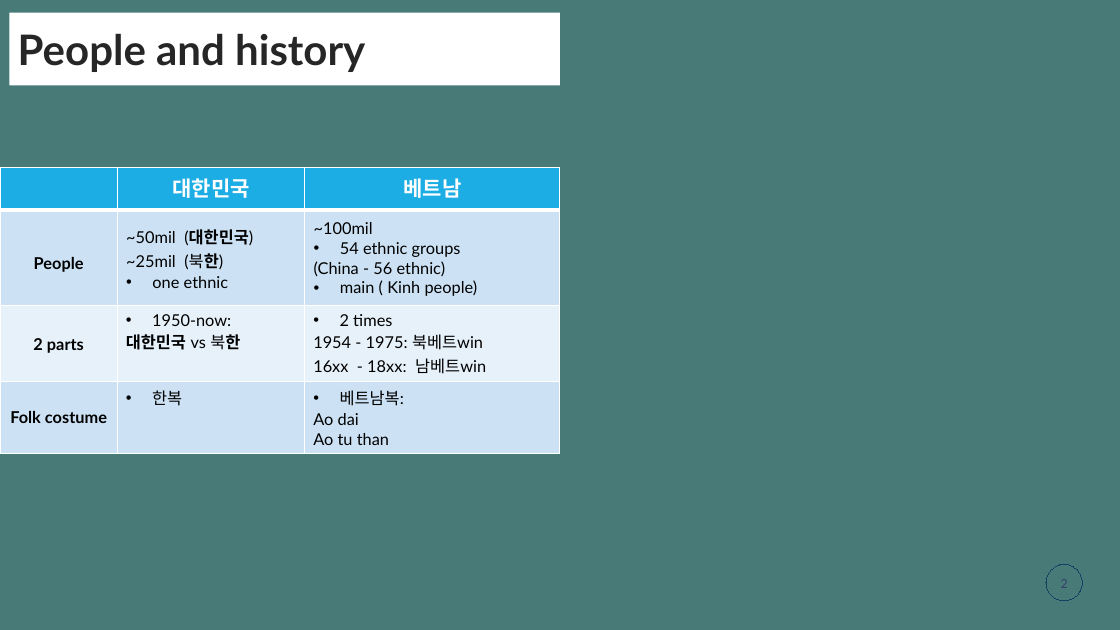
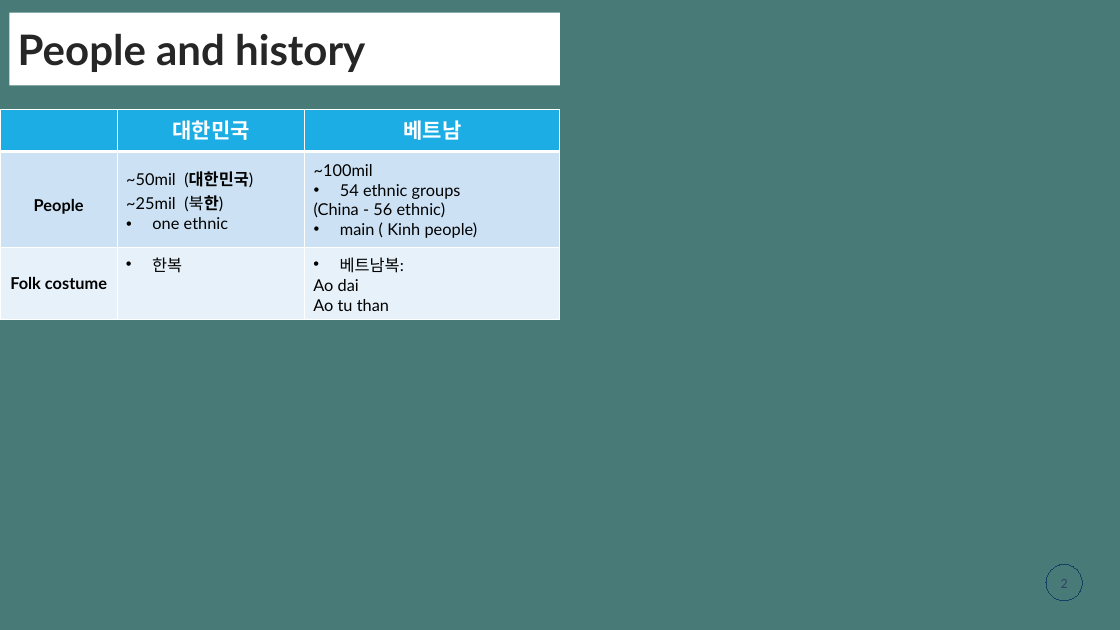
Before and after one commit to gemmanguen/Tetholidays, a slide deck: slide 2 of mducng_VN-KR.pptx. Drawn at 1120x630 pixels with LibreOffice and Linux fonts; fonts in the diff are those of the drawing. Boxes give left, top, right and bottom in pixels: in the first picture for what was removed or moved away, otherwise in the second. Text is boxed around its words. In the diff, an @@ line names an element or a change of style, - is before the commit and + after.

```diff
--- a/mducng_VN-KR.pptx
+++ b/mducng_VN-KR.pptx
@@ table at (x1=0, y1=109, x2=560, y2=315) @@
-row 3: 2 parts | 1950-now: / 대한민국 vs 북한 | 2 times / 1954 - 1975: 북베트win / 16xx - 18xx: 남베트win
@@ table resized from (x1=0, y1=167, x2=560, y2=449) to (x1=0, y1=109, x2=560, y2=315) @@
```
Also in this commit, not shown: 2 other slides changed, 7 slides added, 2 other files.
